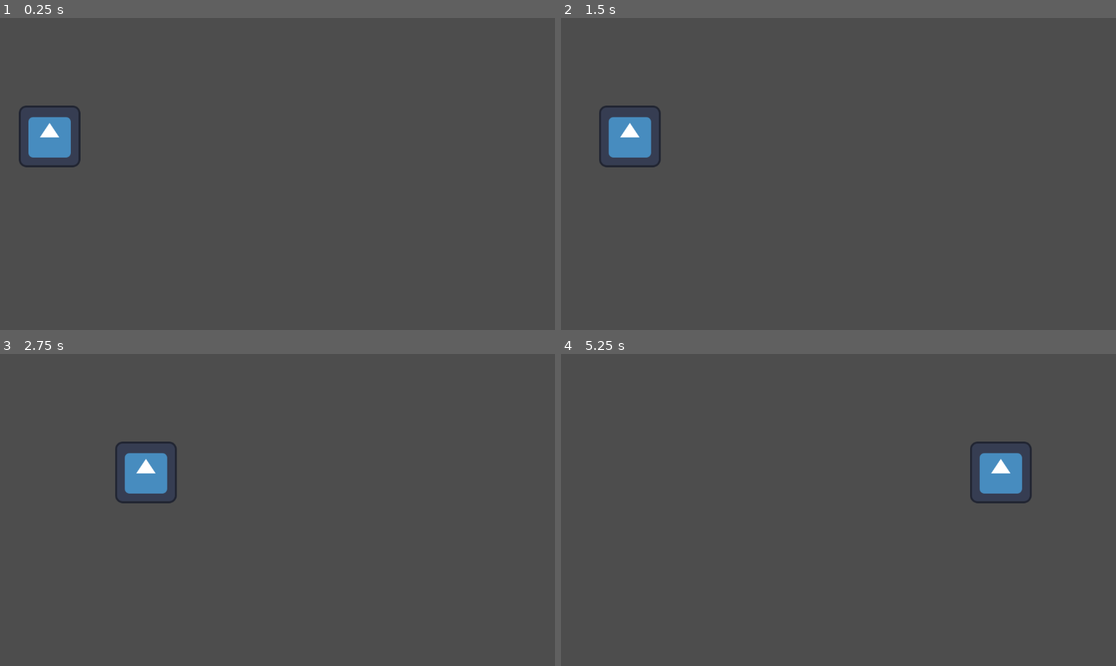
Above: before the commit, frames 1-4 (two rows, left to right).
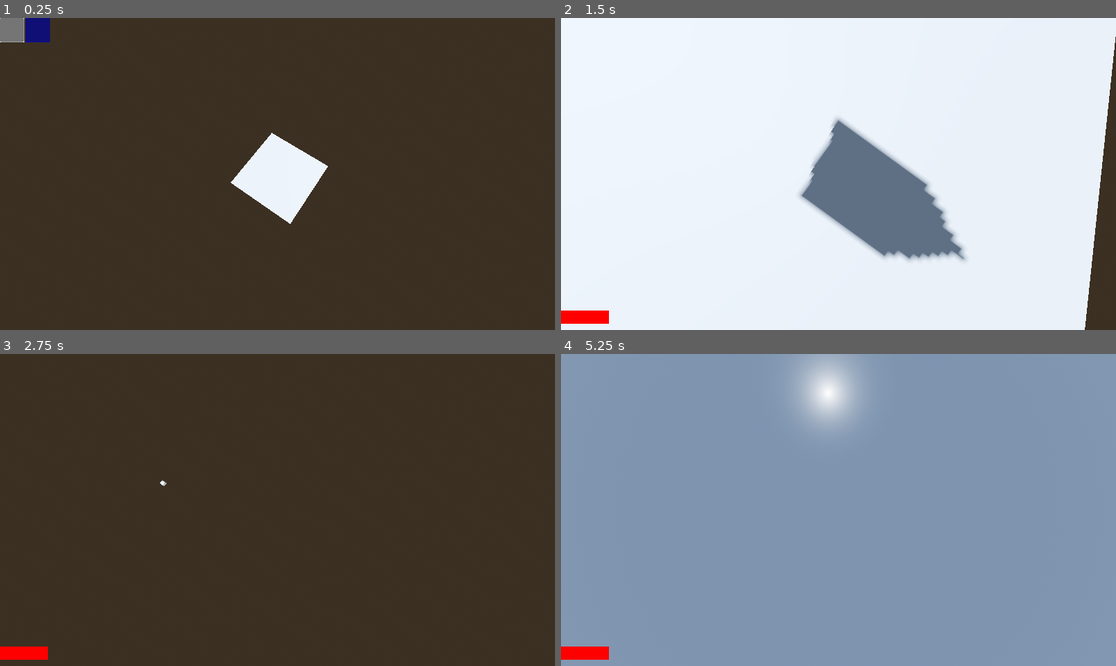
Above: after the commit, the same moments.

Repository: kdanecki/vertex_multiplayer
Game: Godot game, scene res://level.tscn
Same seed, same stepped clock (60 frames per second), same inputs: the game is played once before the commit and once after it. This scene is started directly instead of the project's main scene. The engine's default icon, where the game draws it, is replaced by a stand-in: a white triangle on a blue panel in a dark square.
Inputs (mouse positions are in pixels of both pictures, inside the frame that each line leads up to):
- Up to frame 1 (0.25 s): no input
- Up to frame 2 (1.5 s): click (572, 30) at 0.52 s; tap Enter (ui_accept) at 1.25 s; move the mouse to (960, 158) at 1.27 s; hold D (move_right, bound only after the commit) from 1.28 s (still down); hold Enter (ui_accept) from 1.28 s (still down)
- Up to frame 3 (2.75 s): tap Space (jump, bound only after the commit) at 1.52, 1.82, 2.27, 2.57 s; tap Home (ui_home) at 1.55, 2.1 s; move the mouse to (166, 525) at 2.02 s; release D (move_right, bound only after the commit) at 2.03 s; release Enter (ui_accept) at 2.03 s; hold S (move_back, bound only after the commit) from 2.03 s (still down); click (166, 525) at 2.3 s
- Up to frame 4 (5.25 s): move the mouse to (894, 441) at 2.77 s; release S (move_back, bound only after the commit) at 2.78 s; hold D (move_right, bound only after the commit) 2.78-3.53 s; click (894, 441) at 2.85 s; tap M (toggle_mouse, bound only after the commit) at 3.05, 3.6 s; tap Enter (ui_accept) at 3.5, 5.1 s; move the mouse to (810, 572) at 3.52 s; hold W (move_forward, bound only after the commit) 3.53-4.28 s; tap Space (jump, bound only after the commit) at 3.77, 3.8, 4.07, 4.35, 4.52, 4.82 s; move the mouse to (1005, 556) at 4.27 s; hold Enter (ui_accept) 4.28-5.03 s; hold A (move_left, bound only after the commit) from 4.28 s (still down); move the mouse to (672, 463) at 5.02 s

The runs differ from the first frame. In frame 1, 100% of the frame differs, in the area x 0-100%, y 0-100%; in frame 2, 100%; in frame 3, 100%; in frame 4, 100%.

Commit message:
now
Signed-off-by: Kamil Danecki <danecki.kamil@gmail.com>

Diff:
--- /dev/null
+++ b/PlayerInputSynchronizer.gd
@@ -0,0 +1,47 @@
+extends MultiplayerSynchronizer
+
+@export var direction: Vector2
+@export var yaw: float
+@export var pitch: float
+
+@export var mouse_sensitivity := 1
+var total_pitch: float;
+
+# Called when the node enters the scene tree for the first time.
+func _ready():
+	set_process(get_multiplayer_authority() == get_multiplayer().get_unique_id());
+	set_process_input(get_multiplayer_authority() == get_multiplayer().get_unique_id())
+
+
+# Called every frame. 'delta' is the elapsed time since the previous frame.
+func _process(delta):
+	direction = Input.get_vector("move_left", "move_right", "move_forward", "move_back")
+	if Input.is_action_just_pressed("jump"):
+		rpc_id(1, "jump")
+	if Input.is_action_just_pressed("shoot"):
+		get_parent().rpc_id(1, "shoot", $"../Camera3D".project_ray_normal(get_viewport().get_mouse_position()))
+	if Input.is_action_just_pressed("toggle_mouse"):
+		if Input.get_mouse_mode() == Input.MOUSE_MODE_VISIBLE:
+			Input.set_mouse_mode(Input.MOUSE_MODE_CAPTURED)
+		else:
+			Input.set_mouse_mode(Input.MOUSE_MODE_VISIBLE)
+	pass
+
+@rpc("any_peer", "reliable", "call_local")
+func jump():
+	if get_parent().is_on_floor():
+		get_parent().velocity.y = get_parent().JUMP_VELOCITY
+
+@rpc("any_peer", "reliable", "call_local")
+func rotate(yaw, pitch):
+	$"..".rotate_y(deg_to_rad(-yaw));
+
+func _input(event):
+	var motion = event as InputEventMouseMotion
+	if motion:
+		yaw = motion.get_relative().x * mouse_sensitivity;
+		pitch = motion.get_relative().y * mouse_sensitivity;
+		rpc_id(1, "rotate", yaw, pitch)
+		pitch = clamp(pitch, -90 - total_pitch, 90-total_pitch);
+		total_pitch += pitch;
+		$"../Camera3D".rotate_object_local(Vector3(1, 0, 0), deg_to_rad(-pitch));
--- /dev/null
+++ b/bullet.gd
@@ -0,0 +1,21 @@
+extends RigidBody3D
+
+var player
+
+# Called when the node enters the scene tree for the first time.
+func _ready():
+	pass # Replace with function body.
+
+
+# Called every frame. 'delta' is the elapsed time since the previous frame.
+func _process(delta):
+	pass
+
+
+func _on_body_entered(body):
+	if multiplayer.is_server():
+		var target = body as PlayerBase
+		if target && target != player:
+			target.damage(10)
+			print("bum")
+		queue_free()
--- /dev/null
+++ b/bullet.tscn
@@ -0,0 +1,17 @@
+[gd_scene load_steps=4 format=3 uid="uid://b7ao4peupjww6"]
+
+[ext_resource type="Script" path="res://bullet.gd" id="1_jh7hs"]
+
+[sub_resource type="BoxShape3D" id="BoxShape3D_0wqql"]
+
+[sub_resource type="BoxMesh" id="BoxMesh_0yuag"]
+size = Vector3(0.2, 0.2, 0.2)
+
+[node name="RigidBody3D" type="RigidBody3D"]
+script = ExtResource("1_jh7hs")
+
+[node name="CollisionShape3D" type="CollisionShape3D" parent="."]
+shape = SubResource("BoxShape3D_0wqql")
+
+[node name="MeshInstance3D" type="MeshInstance3D" parent="."]
+mesh = SubResource("BoxMesh_0yuag")
--- a/level.gd
+++ b/level.gd
@@ -1,47 +1,55 @@
-extends Node2D
+extends Node3D
 
-const SPAWN_RANDOM := 100
+const SPAWN_RANDOM := 3
 
 # Called when the node enters the scene tree for the first time.
 func _ready():
 	if not multiplayer.is_server():
 		return
-	multiplayer.peer_connected.connect(add_player)
+	#multiplayer.peer_connected.connect(add_player)
 	multiplayer.peer_disconnected.connect(del_player)
 
-	for id in multiplayer.get_peers():
-		add_player(id)
+	#for id in multiplayer.get_peers():
+		#add_player(id)
 
-	if not OS.has_feature("dedicated server"):
-		add_player(1)
+	#if not OS.has_feature("dedicated server"):
+	#	add_player(1)
 
 func _exit_tree():
 	if not multiplayer.is_server():
 		return
-	multiplayer.peer_connected.disconnect(add_player)
+	#multiplayer.peer_connected.disconnect(add_player)
 	multiplayer.peer_disconnected.disconnect(del_player)
 
-func add_player(id: int):
-	var character = preload("res://player.tscn").instantiate()
+@rpc("any_peer", "call_local", "reliable")
+func add_player(id: int, player: String):
+	var character = load(player).instantiate()
 	character.player = id
-	var pos := Vector2.from_angle(randf() * 2 * PI)
-	character.position = Vector2(100, 200) + pos * randf() * SPAWN_RANDOM
+	var pos := Vector2.from_angle(randf() * 2 * PI) * randf() * SPAWN_RANDOM
+	character.position = Vector3(pos.x, 0,  pos.y)
 	character.name = str(id)
 	$Players.add_child(character, true)
-
-	#rpc_id(id, "spawn_character", 1, $Player/.position)
-	#rpc_id(id, "spawn_character", id, character.position)
 
 func del_player(id: int):
 	if not $Players.has_node(str(id)):
 		return
 	$Players.get_node(str(id)).queue_free()
 
-@rpc("authority", "reliable")
-func spawn_character(id : int, new_position):
-	var character = preload("res://player.tscn").instantiate()
-	character.player = id
-	character.position = new_position
-	character.name = str(id)
-	$Players.add_child(character, true)
+func select_1():
+	print("foo")
+	rpc_id(1, "add_player", multiplayer.get_unique_id(), "res://player.tscn")
+	$UI.hide()
 	pass
+
+func select_2():
+	rpc_id(1, "add_player", multiplayer.get_unique_id(), "res://player2.tscn")
+	$UI.hide()
+	pass
+#@rpc("authority", "reliable")
+#func spawn_character(id : int, new_position):
+#	var character = preload("res://player.tscn").instantiate()
+#	character.player = id
+#	character.position = new_position
+#	character.name = str(id)
+#	$Players.add_child(character, true)
+#	pass
--- a/level.tscn
+++ b/level.tscn
@@ -1,13 +1,102 @@
-[gd_scene load_steps=2 format=3 uid="uid://o0ce628w54m0"]
+[gd_scene load_steps=7 format=3 uid="uid://o0ce628w54m0"]
 
 [ext_resource type="Script" path="res://level.gd" id="1_7h7l2"]
 
-[node name="Level" type="Node2D"]
+[sub_resource type="ProceduralSkyMaterial" id="ProceduralSkyMaterial_62wyc"]
+sky_horizon_color = Color(0.64625, 0.65575, 0.67075, 1)
+ground_horizon_color = Color(0.64625, 0.65575, 0.67075, 1)
+
+[sub_resource type="Sky" id="Sky_mcjvc"]
+sky_material = SubResource("ProceduralSkyMaterial_62wyc")
+
+[sub_resource type="Environment" id="Environment_aptin"]
+background_mode = 2
+sky = SubResource("Sky_mcjvc")
+tonemap_mode = 2
+glow_enabled = true
+
+[sub_resource type="PlaneMesh" id="PlaneMesh_qjl3s"]
+size = Vector2(10, 10)
+
+[sub_resource type="ConvexPolygonShape3D" id="ConvexPolygonShape3D_81hdx"]
+points = PackedVector3Array(5.07738, 0.079334, 5.07738, -5.07738, -0.079334, -5.07738, -5.07738, 0.079334, -5.07738, 5.07738, -0.079334, -5.07738, -5.07738, -0.079334, 5.07738, -5.07738, 0.079334, 5.07738, 5.07738, 0.079334, -5.07738, 5.07738, -0.079334, 5.07738)
+
+[node name="Level" type="Node3D"]
 script = ExtResource("1_7h7l2")
+
+[node name="DirectionalLight3D" type="DirectionalLight3D" parent="."]
+transform = Transform3D(-0.866023, -0.433016, 0.250001, 0, 0.499998, 0.866027, -0.500003, 0.749999, -0.43301, 0, 0, 0)
+shadow_enabled = true
+
+[node name="WorldEnvironment" type="WorldEnvironment" parent="."]
+environment = SubResource("Environment_aptin")
 
 [node name="Players" type="Node" parent="."]
 
 [node name="MultiplayerSpawner" type="MultiplayerSpawner" parent="."]
-_spawnable_scenes = PackedStringArray("res://player.tscn")
+_spawnable_scenes = PackedStringArray("res://player.tscn", "res://player2.tscn")
 spawn_path = NodePath("../Players")
 spawn_limit = 4
+
+[node name="MultiplayerSpawner2" type="MultiplayerSpawner" parent="MultiplayerSpawner"]
+_spawnable_scenes = PackedStringArray("res://bullet.tscn")
+spawn_path = NodePath("../../Players")
+spawn_limit = 50
+
+[node name="StaticBody3D" type="StaticBody3D" parent="."]
+
+[node name="MeshInstance3D" type="MeshInstance3D" parent="StaticBody3D"]
+mesh = SubResource("PlaneMesh_qjl3s")
+skeleton = NodePath("../..")
+
+[node name="CollisionShape3D" type="CollisionShape3D" parent="StaticBody3D"]
+shape = SubResource("ConvexPolygonShape3D_81hdx")
+
+[node name="Spectator" type="Camera3D" parent="."]
+transform = Transform3D(0.82266, -0.525816, 0.216213, 0, 0.380299, 0.924864, -0.568534, -0.760848, 0.312857, 5.92268, 26.8013, 9.24524)
+
+[node name="UI" type="Control" parent="."]
+layout_mode = 3
+anchors_preset = 0
+offset_right = 40.0
+offset_bottom = 40.0
+
+[node name="HBoxContainer" type="HBoxContainer" parent="UI"]
+layout_mode = 0
+offset_right = 40.0
+offset_bottom = 40.0
+
+[node name="ColorRect" type="ColorRect" parent="UI/HBoxContainer"]
+custom_minimum_size = Vector2(50, 50)
+layout_mode = 2
+size_flags_horizontal = 4
+size_flags_vertical = 4
+
+[node name="Button" type="Button" parent="UI/HBoxContainer/ColorRect"]
+custom_minimum_size = Vector2(40, 40)
+layout_mode = 1
+anchors_preset = 8
+anchor_left = 0.5
+anchor_top = 0.5
+anchor_right = 0.5
+anchor_bottom = 0.5
+offset_left = -25.0
+offset_top = -25.0
+offset_right = 25.0
+offset_bottom = 25.0
+grow_horizontal = 2
+grow_vertical = 2
+
+[node name="ColorRect2" type="ColorRect" parent="UI/HBoxContainer"]
+custom_minimum_size = Vector2(50, 50)
+layout_mode = 2
+color = Color(0, 0, 1, 1)
+
+[node name="Button2" type="Button" parent="UI/HBoxContainer/ColorRect2"]
+custom_minimum_size = Vector2(50, 50)
+layout_mode = 2
+offset_right = 50.0
+offset_bottom = 50.0
+
+[connection signal="button_down" from="UI/HBoxContainer/ColorRect/Button" to="." method="select_1"]
+[connection signal="button_down" from="UI/HBoxContainer/ColorRect2/Button2" to="." method="select_2"]
--- a/player.gd
+++ b/player.gd
@@ -1,20 +1,55 @@
-extends Node2D
+class_name PlayerBase
+extends CharacterBody3D
 
 @export var player := 1 :
 	set(id):
 		player = id
+		$InputSynchronizer.set_multiplayer_authority(id)
+
+
+@onready var input = $InputSynchronizer
+
+const SPEED = 5.0
+const JUMP_VELOCITY = 4.5
+
+# Get the gravity from the project settings to be synced with RigidBody nodes.
+var gravity = ProjectSettings.get_setting("physics/3d/default_gravity")
+
+var health := 100.0
 
 func _ready():
-	pass
+	if player == multiplayer.get_unique_id():
+		$Camera3D.make_current()
+		$Control.visible = true
 
-func _process(delta):
-	if multiplayer.get_unique_id() == player and Input.is_action_pressed("ui_accept"):
-		print(multiplayer.get_unique_id(), " ", player)
-		rpc_id(1, "move_right", 10)
-	pass
+func _physics_process(delta):
+	# Add the gravity.
+	if not is_on_floor():
+		velocity.y -= gravity * delta
+
+	var input_dir = $InputSynchronizer.direction
+	var direction = (transform.basis * Vector3(input_dir.x, 0, input_dir.y)).normalized()
+	if direction:
+		velocity.x = direction.x * SPEED
+		velocity.z = direction.z * SPEED
+	else:
+		velocity.x = move_toward(velocity.x, 0, SPEED)
+		velocity.z = move_toward(velocity.z, 0, SPEED)
+
+	move_and_slide()
 
 @rpc("any_peer", "call_local", "reliable")
-func move_right(speed):
-	#print("foo")
-	position += Vector2(speed, 0)
-	pass
+func shoot(dir):
+	var bullet = preload("res://bullet.tscn").instantiate()
+	bullet.player = self
+	get_parent().add_child(bullet, true)
+	bullet.position = position + dir
+	bullet.apply_impulse(dir*30)
+
+@rpc("authority", "call_local", "reliable")
+func update_hp(hp):
+	$Control/HpBar.value = hp;
+
+func damage(d: float):
+	health -= d;
+	rpc_id(player, "update_hp", health)
--- a/player.tscn
+++ b/player.tscn
@@ -1,7 +1,7 @@
-[gd_scene load_steps=4 format=3 uid="uid://cpdr0cnfx8aur"]
+[gd_scene load_steps=10 format=3 uid="uid://cpdr0cnfx8aur"]
 
-[ext_resource type="Script" path="res://player.gd" id="1_27ier"]
-[ext_resource type="Texture2D" uid="uid://dygt200ijqt51" path="res://icon.svg" id="1_sijie"]
+[ext_resource type="Script" path="res://player.gd" id="1_6eqc0"]
+[ext_resource type="Script" path="res://PlayerInputSynchronizer.gd" id="2_qnu1m"]
 
 [sub_resource type="SceneReplicationConfig" id="SceneReplicationConfig_063xc"]
 properties/0/path = NodePath(".:position")
@@ -12,12 +12,80 @@
 properties/1/spawn = true
 properties/1/sync = true
 properties/1/watch = false
+properties/2/path = NodePath(".:rotation")
+properties/2/spawn = true
+properties/2/sync = true
+properties/2/watch = false
 
-[node name="Body" type="Node2D"]
-script = ExtResource("1_27ier")
+[sub_resource type="PrismMesh" id="PrismMesh_iiejf"]
+size = Vector3(0.8, 0.8, 2)
+
+[sub_resource type="ConvexPolygonShape3D" id="ConvexPolygonShape3D_2yd4d"]
+points = PackedVector3Array(-0.257062, -0.0348398, -1.01587, 0.409443, -0.3523, 1.01587, 0.393651, -0.4, 0.976992, -0.415792, -0.3523, 1.01587, 0.0284907, 0.409443, 1.01587, 0.409443, -0.3523, -1.01587, -0.0348398, 0.409443, -1.01587, -0.4, -0.4, -0.976992, -0.0348398, 0.409443, 1.01587, 0.0284907, 0.409443, -1.01587, -0.4, -0.4, 0.976992, 0.393651, -0.4, -0.976992, -0.415792, -0.3523, -1.01587, 0.250713, -0.0348398, 1.01587)
+
+[sub_resource type="SceneReplicationConfig" id="SceneReplicationConfig_80owr"]
+properties/0/path = NodePath(".:direction")
+properties/0/spawn = true
+properties/0/sync = true
+properties/0/watch = false
+properties/1/path = NodePath(".:yaw")
+properties/1/spawn = true
+properties/1/sync = true
+properties/1/watch = false
+properties/2/path = NodePath(".:pitch")
+properties/2/spawn = true
+properties/2/sync = true
+properties/2/watch = false
+
+[sub_resource type="StyleBoxFlat" id="StyleBoxFlat_xxobv"]
+bg_color = Color(0.235294, 0.235294, 0.235294, 1)
+
+[sub_resource type="StyleBoxFlat" id="StyleBoxFlat_r4ujy"]
+bg_color = Color(1, 0, 0, 1)
+
+[sub_resource type="Theme" id="Theme_2d04q"]
+ProgressBar/styles/background = SubResource("StyleBoxFlat_xxobv")
+ProgressBar/styles/fill = SubResource("StyleBoxFlat_r4ujy")
+
+[node name="Body" type="CharacterBody3D"]
+collision_layer = 2
+collision_mask = 3
+script = ExtResource("1_6eqc0")
 
 [node name="MultiplayerSynchronizer" type="MultiplayerSynchronizer" parent="."]
 replication_config = SubResource("SceneReplicationConfig_063xc")
 
-[node name="Sprite2D" type="Sprite2D" parent="."]
-texture = ExtResource("1_sijie")
+[node name="MeshInstance3D" type="MeshInstance3D" parent="."]
+transform = Transform3D(1, 0, 0, 0, -4.37114e-08, 1, 0, -1, -4.37114e-08, 0, 0, 0)
+mesh = SubResource("PrismMesh_iiejf")
+
+[node name="CollisionShape3D" type="CollisionShape3D" parent="."]
+transform = Transform3D(1, 0, 0, 0, -4.37114e-08, 1, 0, -1, -4.37114e-08, 0, 0, 0)
+shape = SubResource("ConvexPolygonShape3D_2yd4d")
+
+[node name="Camera3D" type="Camera3D" parent="."]
+transform = Transform3D(1, 0, 0, 0, 1, 0, 0, 0, 1, 0, 0.99961, 0.195104)
+
+[node name="InputSynchronizer" type="MultiplayerSynchronizer" parent="."]
+root_path = NodePath(".")
+replication_config = SubResource("SceneReplicationConfig_80owr")
+script = ExtResource("2_qnu1m")
+
+[node name="Control" type="Control" parent="."]
+visible = false
+layout_mode = 3
+anchors_preset = 2
+anchor_top = 1.0
+anchor_bottom = 1.0
+offset_top = -40.0
+offset_right = 40.0
+grow_vertical = 0
+
+[node name="HpBar" type="ProgressBar" parent="Control"]
+custom_minimum_size = Vector2(100, 0)
+layout_mode = 0
+offset_right = 4.0
+offset_bottom = 27.0
+theme = SubResource("Theme_2d04q")
+value = 100.0
+show_percentage = false
--- /dev/null
+++ b/player2.gd
@@ -0,0 +1,5 @@
+extends PlayerBase
+
+func _process(delta):
+	#print("2")
+	pass
--- /dev/null
+++ b/player2.tscn
@@ -0,0 +1,13 @@
+[gd_scene load_steps=4 format=3 uid="uid://duxoxqm7y1ifv"]
+
+[ext_resource type="PackedScene" uid="uid://cpdr0cnfx8aur" path="res://player.tscn" id="1_uum76"]
+[ext_resource type="Script" path="res://player2.gd" id="2_62mdc"]
+
+[sub_resource type="StandardMaterial3D" id="StandardMaterial3D_30tc1"]
+albedo_color = Color(0, 0, 1, 1)
+
+[node name="Body" instance=ExtResource("1_uum76")]
+script = ExtResource("2_62mdc")
+
+[node name="MeshInstance3D" parent="." index="1"]
+surface_material_override/0 = SubResource("StandardMaterial3D_30tc1")
--- a/project.godot
+++ b/project.godot
@@ -14,3 +14,41 @@
 run/main_scene="res://master.tscn"
 config/features=PackedStringArray("4.2", "Forward Plus")
 config/icon="res://icon.svg"
+
+[input]
+
+move_left={
+"deadzone": 0.5,
+"events": [Object(InputEventKey,"resource_local_to_scene":false,"resource_name":"","device":-1,"window_id":0,"alt_pressed":false,"shift_pressed":false,"ctrl_pressed":false,"meta_pressed":false,"pressed":false,"keycode":0,"physical_keycode":65,"key_label":0,"unicode":97,"echo":false,"script":null)
+]
+}
+move_right={
+"deadzone": 0.5,
+"events": [Object(InputEventKey,"resource_local_to_scene":false,"resource_name":"","device":-1,"window_id":0,"alt_pressed":false,"shift_pressed":false,"ctrl_pressed":false,"meta_pressed":false,"pressed":false,"keycode":0,"physical_keycode":68,"key_label":0,"unicode":100,"echo":false,"script":null)
+]
+}
+move_forward={
+"deadzone": 0.5,
+"events": [Object(InputEventKey,"resource_local_to_scene":false,"resource_name":"","device":-1,"window_id":0,"alt_pressed":false,"shift_pressed":false,"ctrl_pressed":false,"meta_pressed":false,"pressed":false,"keycode":0,"physical_keycode":87,"key_label":0,"unicode":119,"echo":false,"script":null)
+]
+}
+move_back={
+"deadzone": 0.5,
+"events": [Object(InputEventKey,"resource_local_to_scene":false,"resource_name":"","device":-1,"window_id":0,"alt_pressed":false,"shift_pressed":false,"ctrl_pressed":false,"meta_pressed":false,"pressed":false,"keycode":0,"physical_keycode":83,"key_label":0,"unicode":115,"echo":false,"script":null)
+]
+}
+jump={
+"deadzone": 0.5,
+"events": [Object(InputEventKey,"resource_local_to_scene":false,"resource_name":"","device":-1,"window_id":0,"alt_pressed":false,"shift_pressed":false,"ctrl_pressed":false,"meta_pressed":false,"pressed":false,"keycode":0,"physical_keycode":32,"key_label":0,"unicode":32,"echo":false,"script":null)
+]
+}
+toggle_mouse={
+"deadzone": 0.5,
+"events": [Object(InputEventKey,"resource_local_to_scene":false,"resource_name":"","device":-1,"window_id":0,"alt_pressed":false,"shift_pressed":false,"ctrl_pressed":false,"meta_pressed":false,"pressed":false,"keycode":0,"physical_keycode":77,"key_label":0,"unicode":109,"echo":false,"script":null)
+]
+}
+shoot={
+"deadzone": 0.5,
+"events": [Object(InputEventMouseButton,"resource_local_to_scene":false,"resource_name":"","device":-1,"window_id":0,"alt_pressed":false,"shift_pressed":false,"ctrl_pressed":false,"meta_pressed":false,"button_mask":1,"position":Vector2(125, 10),"global_position":Vector2(129, 53),"factor":1.0,"button_index":1,"canceled":false,"pressed":true,"double_click":false,"script":null)
+]
+}
Not shown, added: export_presets.cfg
